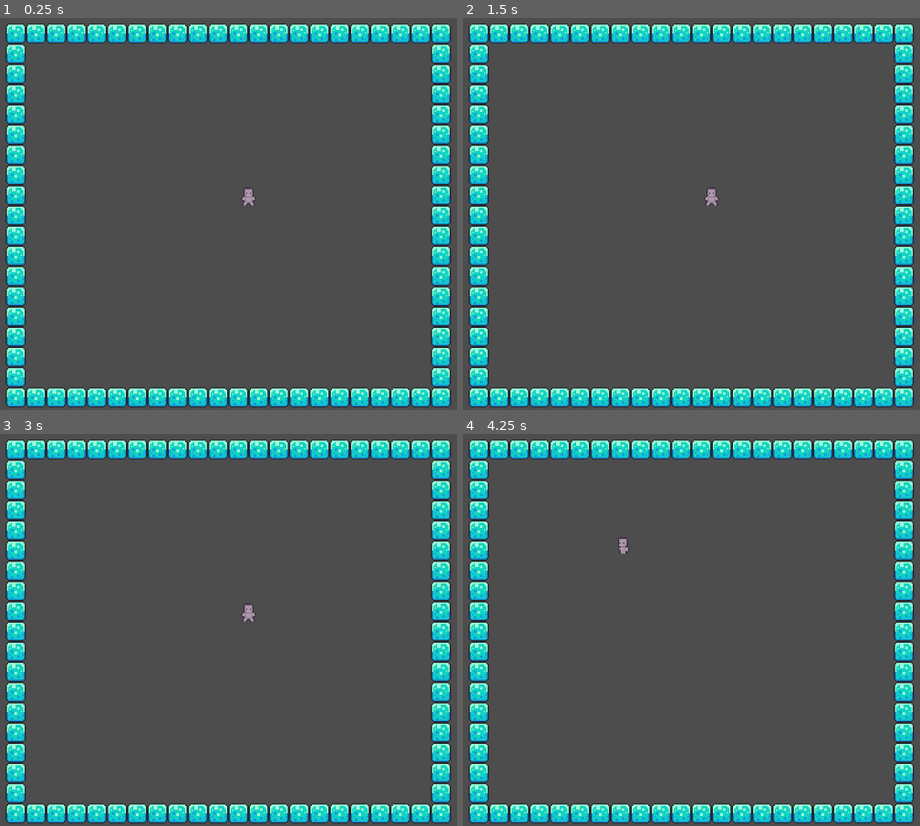
Above: before the commit, frames 1-4 (two rows, left to right).
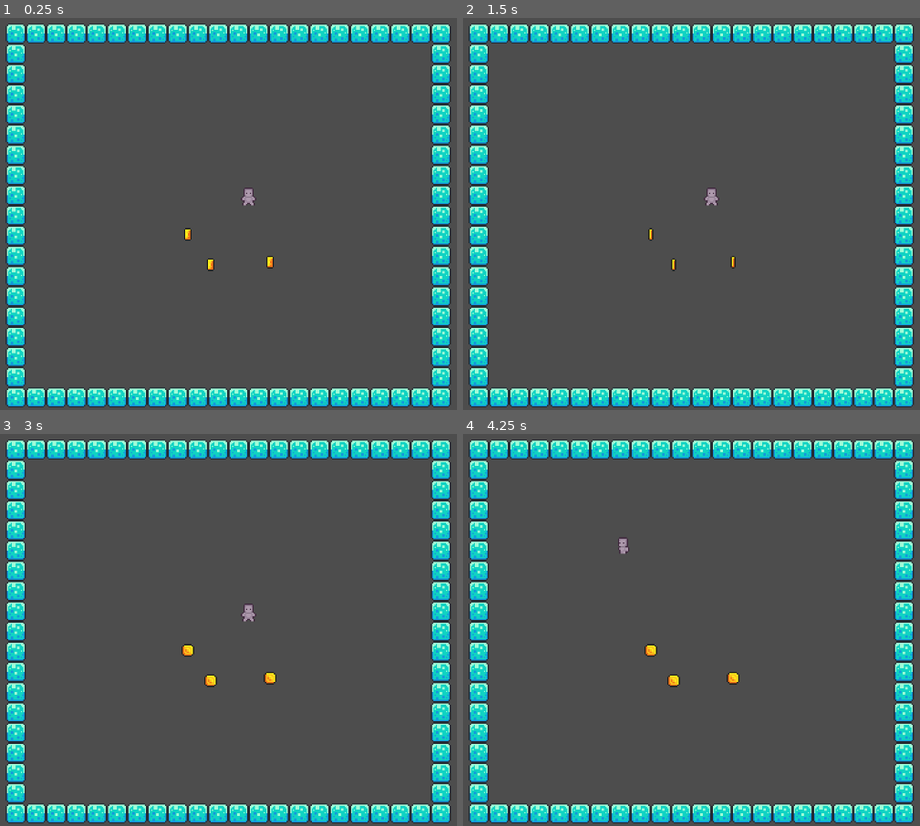
Above: after the commit, the same moments.

Repository: nox1d/pac-human
Game: Godot game, scene res://scenes/game.tscn
Same seed, same stepped clock (60 frames per second), same inputs: the game is played once before the commit and once after it.
Inputs:
- Up to frame 1 (0.25 s): no input
- Up to frame 2 (1.5 s): tap Enter at 0.5 s; hold D (walk_right) 0.53-1.28 s; tap Space at 1.25 s; hold S (walk_down) from 1.28 s (still down)
- Up to frame 3 (3 s): tap Enter at 2 s; release S (walk_down) at 2.03 s; hold D (walk_right) 2.03-2.78 s; hold W (walk_up) from 2.78 s (still down)
- Up to frame 4 (4.25 s): tap Space at 3.5 s; release W (walk_up) at 3.53 s; hold A (walk_left) from 3.53 s (still down)

The runs differ from the first frame. In frame 1, 0.1% of the frame differs, in the area x 40-60%, y 53-65%; in frame 2, 0.1%; in frame 3, 0.2%, in the area x 39-61%, y 53-65%; in frame 4, 0.2%.

Commit message:
Add coin pickup animation & pickup test script, put some coins in Game

Diff:
--- a/scenes/coin.tscn
+++ b/scenes/coin.tscn
@@ -1,5 +1,6 @@
-[gd_scene load_steps=6 format=3 uid="uid://cub123ctnswkh"]
+[gd_scene load_steps=8 format=3 uid="uid://cub123ctnswkh"]
 
+[ext_resource type="Script" uid="uid://5eee4x80cn2m" path="res://scripts/coin.gd" id="1_i64fm"]
 [ext_resource type="Texture2D" uid="uid://cxv2ic11er6cn" path="res://assets/sprites/coin.png" id="1_rwqht"]
 
 [sub_resource type="CircleShape2D" id="CircleShape2D_i64fm"]
@@ -85,14 +86,81 @@
 "update": 1,
 "values": [0]
 }
+tracks/3/type = "value"
+tracks/3/imported = false
+tracks/3/enabled = true
+tracks/3/path = NodePath(".:visible")
+tracks/3/interp = 1
+tracks/3/loop_wrap = true
+tracks/3/keys = {
+"times": PackedFloat32Array(0),
+"transitions": PackedFloat32Array(1),
+"update": 1,
+"values": [true]
+}
+tracks/4/type = "value"
+tracks/4/imported = false
+tracks/4/enabled = true
+tracks/4/path = NodePath("../CollisionShape2D:disabled")
+tracks/4/interp = 1
+tracks/4/loop_wrap = true
+tracks/4/keys = {
+"times": PackedFloat32Array(0),
+"transitions": PackedFloat32Array(1),
+"update": 1,
+"values": [false]
+}
+
+[sub_resource type="Animation" id="Animation_1ikuy"]
+resource_name = "pickup"
+tracks/0/type = "value"
+tracks/0/imported = false
+tracks/0/enabled = true
+tracks/0/path = NodePath(".:visible")
+tracks/0/interp = 1
+tracks/0/loop_wrap = true
+tracks/0/keys = {
+"times": PackedFloat32Array(0),
+"transitions": PackedFloat32Array(1),
+"update": 1,
+"values": [false]
+}
+tracks/1/type = "value"
+tracks/1/imported = false
+tracks/1/enabled = true
+tracks/1/path = NodePath("../CollisionShape2D:disabled")
+tracks/1/interp = 1
+tracks/1/loop_wrap = true
+tracks/1/keys = {
+"times": PackedFloat32Array(0),
+"transitions": PackedFloat32Array(1),
+"update": 1,
+"values": [true]
+}
+tracks/2/type = "method"
+tracks/2/imported = false
+tracks/2/enabled = true
+tracks/2/path = NodePath("..")
+tracks/2/interp = 1
+tracks/2/loop_wrap = true
+tracks/2/keys = {
+"times": PackedFloat32Array(0.9657),
+"transitions": PackedFloat32Array(1),
+"values": [{
+"args": [],
+"method": &"queue_free"
+}]
+}
 
 [sub_resource type="AnimationLibrary" id="AnimationLibrary_1ikuy"]
 _data = {
 &"RESET": SubResource("Animation_d14el"),
+&"pickup": SubResource("Animation_1ikuy"),
 &"spin": SubResource("Animation_11l1o")
 }
 
-[node name="Coin" type="StaticBody2D"]
+[node name="Coin" type="Area2D"]
+script = ExtResource("1_i64fm")
 
 [node name="Sprite2D" type="Sprite2D" parent="."]
 texture = ExtResource("1_rwqht")
@@ -107,3 +175,5 @@
 &"": SubResource("AnimationLibrary_1ikuy")
 }
 autoplay = "spin"
+
+[connection signal="body_entered" from="." to="." method="_on_body_entered"]
--- a/scenes/game.tscn
+++ b/scenes/game.tscn
@@ -1,7 +1,8 @@
-[gd_scene load_steps=5 format=4 uid="uid://dsbhxckp8vtjy"]
+[gd_scene load_steps=6 format=4 uid="uid://dsbhxckp8vtjy"]
 
 [ext_resource type="PackedScene" uid="uid://db1vlfu7jahs" path="res://scenes/player.tscn" id="1_uwrxv"]
 [ext_resource type="Texture2D" uid="uid://bkgbiv7avb4vf" path="res://assets/sprites/world_tileset.png" id="1_yqjtg"]
+[ext_resource type="PackedScene" uid="uid://cub123ctnswkh" path="res://scenes/coin.tscn" id="3_lnu2h"]
 
 [sub_resource type="TileSetAtlasSource" id="TileSetAtlasSource_lnu2h"]
 texture = ExtResource("1_yqjtg")
@@ -168,3 +169,12 @@
 
 [node name="Camera2D" type="Camera2D" parent="."]
 zoom = Vector2(2, 2)
+
+[node name="Coin" parent="." instance=ExtResource("3_lnu2h")]
+position = Vector2(-48, 23)
+
+[node name="Coin2" parent="." instance=ExtResource("3_lnu2h")]
+position = Vector2(-30, 47)
+
+[node name="Coin3" parent="." instance=ExtResource("3_lnu2h")]
+position = Vector2(17, 45)
--- /dev/null
+++ b/scripts/coin.gd
@@ -0,0 +1,11 @@
+extends Area2D
+@onready var animation_player = $AnimationPlayer
+
+
+func _ready():
+	animation_player.active = true
+
+
+func _on_body_entered(body):
+	print("coin")
+	animation_player.play("pickup")
Not shown, added: scripts/coin.gd.uid
